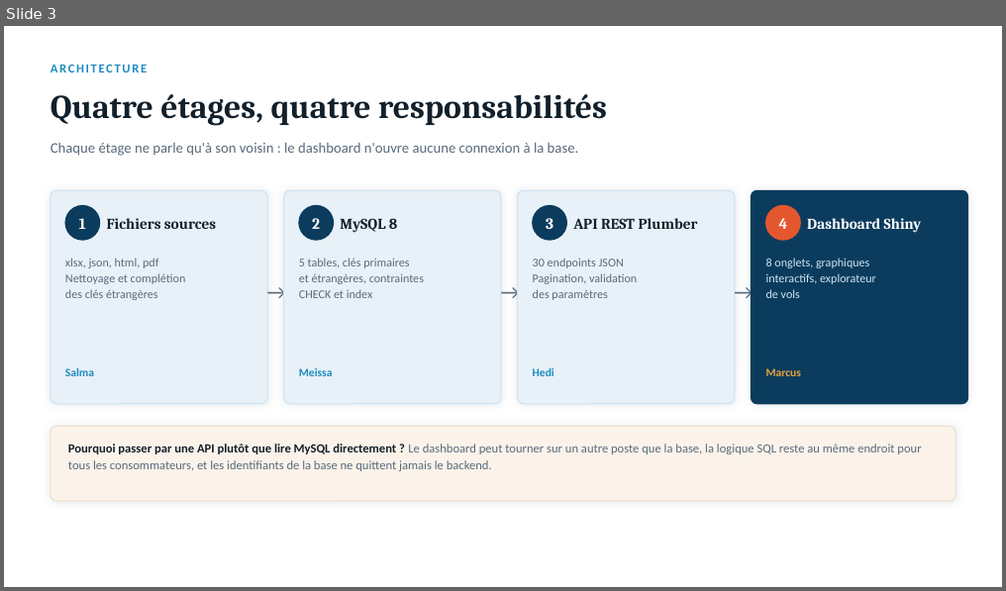
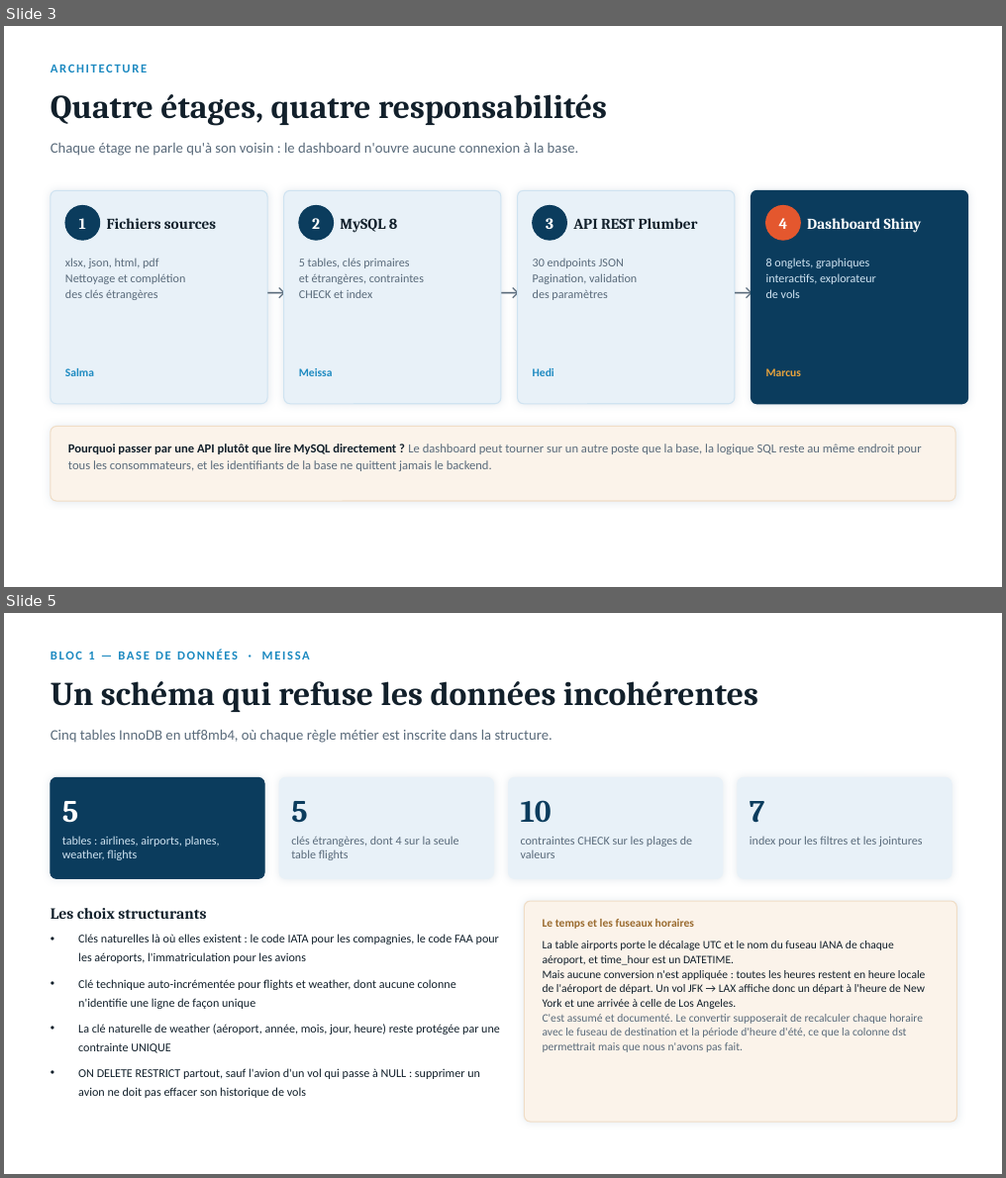
Before and after one commit to Salmabentisse/trafic-aerien-adp, a slide deck: presentation/Trafic_Aerien_ADP_presentation.pptx. Shown one above the other, each under a label of ours: slide 3 before the commit, slides 3 and 5 after it; the slides between them are not shown. The pictures are 1006x591 and 1006x1178 pixels, drawn with LibreOffice and Linux fonts; fonts in the diff are those of the drawing. Boxes give left, top, right and bottom in pixels: in the first picture for what was removed or moved away, otherwise in the second. Text is boxed around its words. In the diff, an @@ line names an element or a change of style, - is before the commit and + after.

Commit message:
feat(presentation): reorganiser le support par bloc et couvrir les cinq roles
Le support ne donnait de matiere qu'a deux personnes sur cinq. L'enonce impose
trois blocs de 10 minutes : Salma, Meissa et Hedi se partageaient le premier
avec deux slides, et les trois questions d'orientation du prof sur ce bloc
n'etaient traitees nulle part.

Trois slides ajoutees, construites uniquement sur ce que contient le depot :

- Anomalies et nettoyage (Salma) : typage explicite, valeurs hors bornes
  ramenees a NULL, dedoublonnage de la cle naturelle meteo, lignes sans cle
  obligatoire ecartees, et la completion des cles etrangeres — 4 aeroports
  nommes plus 716 avions techniques qu'il faut annoncer comme tels.
- Le schema (Meissa) : 5 tables, 5 cles etrangeres, 10 contraintes CHECK,
  7 index, et la question des fuseaux horaires assumee — l'information est
  stockee mais aucune conversion n'est appliquee.
- Mise en production (Hedi) : conteneurisation, identifiants en variables
  d'environnement, API devant la base, pilote RMariaDB. Et les privileges
  presentes comme le point faible : un seul compte tout-puissant, mot de passe
  identique a root, en clair dans deux fichiers versionnes d'un depot public.

Les 16 slides existantes sont reordonnees pour suivre les trois blocs, au lieu
d'alterner analyse et reporting. Le README porte le plan de passage nomme,
slide par slide.

19 slides au total.

```diff
--- a/presentation/Trafic_Aerien_ADP_presentation.pptx
+++ b/presentation/Trafic_Aerien_ADP_presentation.pptx
@@ slide 5 added at bbox=[4, 613, 1002, 1174], background #FFFFFF @@
@@ text added at bbox=[51, 649, 310, 660], 12 pt, text #1D8AC1, bold @@
+BLOC 1 — BASE DE DONNÉES · MEISSA
@@ text added at bbox=[51, 681, 758, 712], 32 pt, text #12202B, bold @@
+Un schéma qui refuse les données incohérentes
@@ text added at bbox=[51, 730, 552, 743], 14 pt, text #5A6B7B @@
+Cinq tables InnoDB en utf8mb4, où chaque règle métier est inscrite dans la structure.
@@ rounded rectangle added at bbox=[51, 777, 264, 878], fill #0B3C5D, outline #0B3C5D 1 pt @@
@@ rounded rectangle added at bbox=[279, 777, 494, 878], fill #E8F1F8, outline #E8F1F8 1 pt @@
@@ rounded rectangle added at bbox=[509, 777, 723, 878], fill #E8F1F8, outline #E8F1F8 1 pt @@
@@ rounded rectangle added at bbox=[738, 777, 951, 878], fill #E8F1F8, outline #E8F1F8 1 pt @@
@@ text added at bbox=[62, 801, 78, 823], 30 pt, text #FFFFFF, bold @@
+5
@@ text added at bbox=[291, 801, 307, 823], 30 pt, text #0B3C5D, bold @@
+5
@@ text added at bbox=[521, 800, 551, 822], 30 pt, text #0B3C5D, bold @@
+10
@@ text added at bbox=[749, 801, 765, 823], 30 pt, text #0B3C5D, bold @@
+7
@@ text added at bbox=[62, 836, 220, 861], 11.5 pt, text #CFE3F1 @@
+tables : airlines, airports, planes, weather, flights
@@ text added at bbox=[291, 836, 459, 861], 11.5 pt, text #5A6B7B @@
+clés étrangères, dont 4 sur la seule table flights
@@ text added at bbox=[521, 836, 692, 859], 11.5 pt, text #5A6B7B @@
+contraintes CHECK sur les plages de valeurs
@@ text added at bbox=[749, 836, 923, 847], 11.5 pt, text #5A6B7B @@
+index pour les filtres et les jointures
@@ text added at bbox=[51, 908, 206, 919], 15 pt, text #12202B, bold @@
+Les choix structurants
@@ rounded rectangle added at bbox=[525, 901, 957, 1122], fill #FBF3EA, outline #F0DDC6 1 pt @@
@@ text added at bbox=[78, 934, 500, 1098], 11.5 pt, text #12202B @@
+• Clés naturelles là où elles existent : le code IATA pour les compagnies, le code FAA pour les aéroports, l'immatriculation pour les avions
+• Clé technique auto-incrémentée pour flights et weather, dont aucune colonne n'identifie une ligne de façon unique
+• La clé naturelle de weather (aéroport, année, mois, jour, heure) reste protégée par une contrainte UNIQUE
+• ON DELETE RESTRICT partout, sauf l'avion d'un vol qui passe à NULL : supprimer un avion ne doit pas effacer son historique de vols
@@ text added at bbox=[543, 919, 694, 929], 11 pt, text #9A6B2F, bold @@
+Le temps et les fuseaux horaires
@@ text added at bbox=[543, 941, 926, 1053], 11 pt, text #12202B @@
+La table airports porte le décalage UTC et le nom du fuseau IANA de chaque aéroport, et time_hour est un DATETIME.
+Mais aucune conversion n'est appliquée : toutes les heures restent en heure locale de l'aéroport de départ. Un vol JFK → LAX affiche donc un départ à l'heure de New York et une arrivée à celle de Los Angeles.
+C'est assumé et documenté. Le convertir supposerait de recalculer chaque horaire avec le fuseau de destination et la période d'heure d'été, ce que la colonne dst permettrait mais que nous n'avons pas fait.
```
Also in this commit, not shown: 1 slide changed, 2 other slides added, 1 other file.
